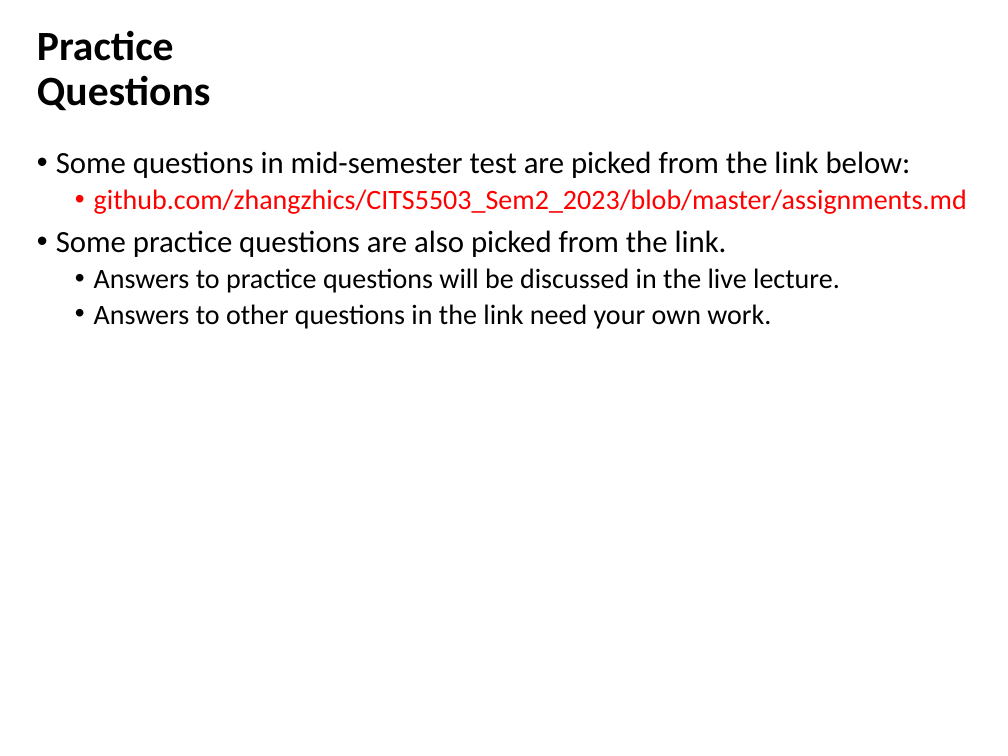
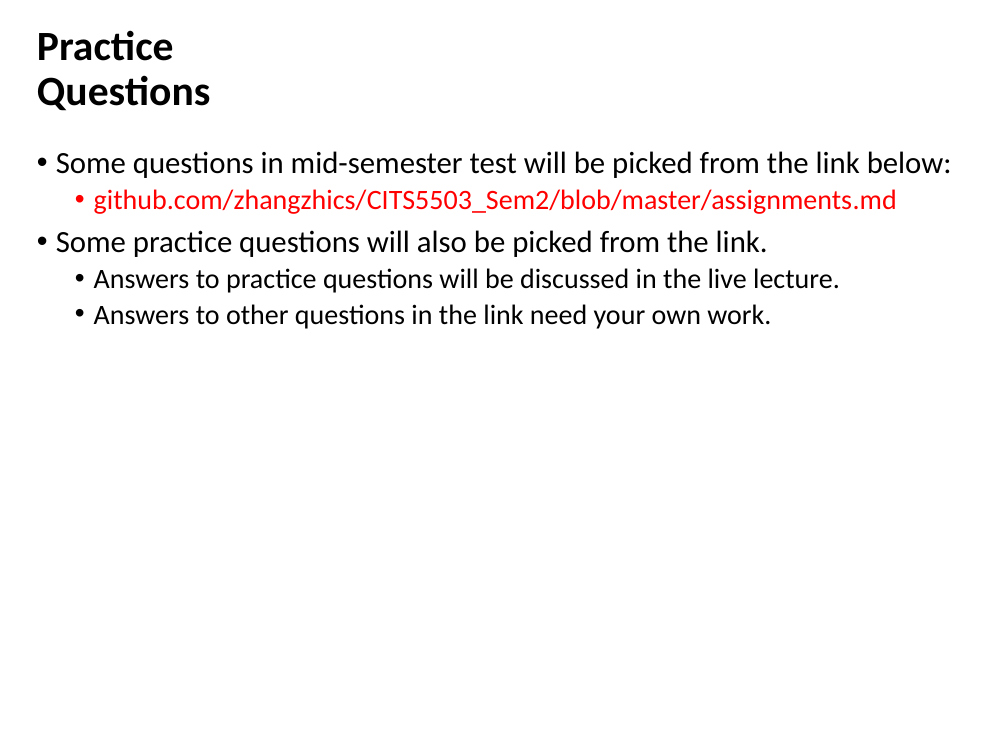
Before and after one commit to zhangzhics/CITS5503_Sem2, a slide deck: slide 54 of Lectures2024/CITS5503CloudComputingIntro_week1.pptx (slide 53 before the commit). Drawn at 1008x756 pixels with LibreOffice and Linux fonts; fonts in the diff are those of the drawing. Boxes give left, top, right and bottom in pixels: in the first picture for what was removed or moved away, otherwise in the second. Text is boxed around its words. In the diff, an @@ line names an element or a change of style, - is before the commit and + after.

```diff
--- a/Lectures2024/CITS5503CloudComputingIntro_week1.pptx
+++ b/Lectures2024/CITS5503CloudComputingIntro_week1.pptx
@@ text at (56, 151, 952, 257): text changed @@
-• Some questions in mid-semester test are picked from the link below:
-  • github.com/zhangzhics/CITS5503_Sem2_2023/blob/master/assignments.md
-• Some practice questions are also picked from the link.
+• Some questions in mid-semester test will be picked from the link below:
+  • github.com/zhangzhics/CITS5503_Sem2/blob/master/assignments.md
+• Some practice questions will also be picked from the link.
```
Also in this commit, not shown: 6 other slides changed, 2 slides added, 1 slide removed.
